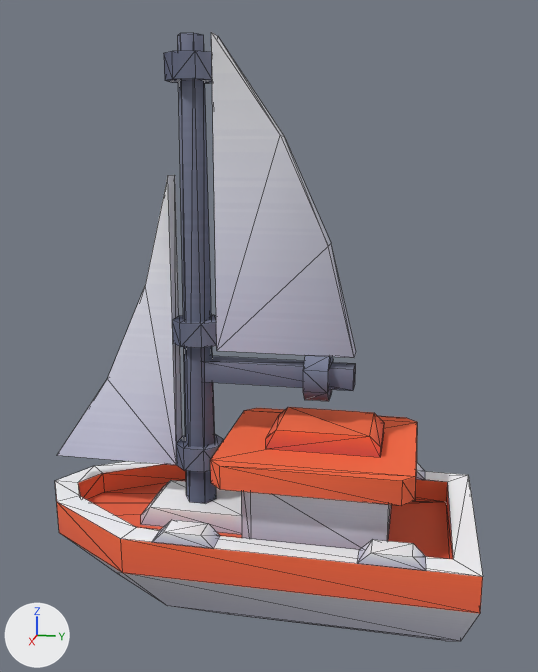
Before and after pictures for a commit that changed the glTF model kenney_watercraft-pack/Models/boat-sail-a.glb.
One viewpoint serves both versions: a 50 mm lens placed at (5.9, 1.22, 3.86), pointed at (-0.03, 0.03, 2.37). Lighting does not change. The marker at lower left points along +X, +Y and +Z. Mesh edges are drawn as thin lines. Where no turn or scale is listed for an object, it has been applied to the vertices.

The first picture shows 'boat-sail-a', 'sail'.
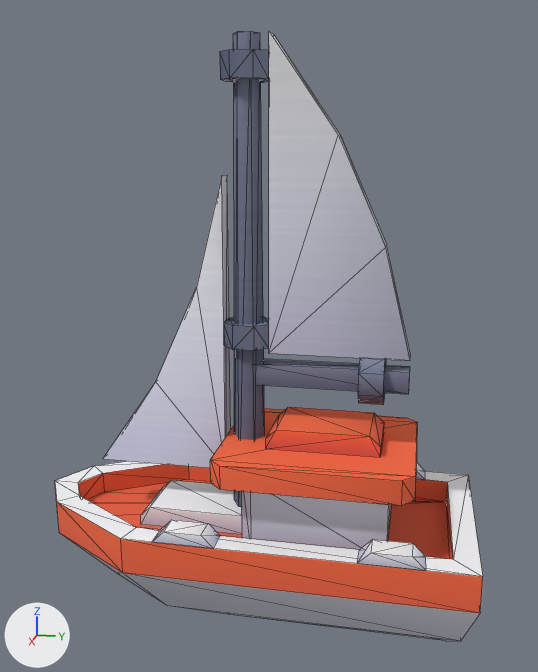
The newer file is also rescaled (x3.4), turned or shifted as a whole; pictures and numbers use the older file's frame.

Boxes [x1, y1, x2, y2] around the edits, measured in the pictures (538 x 672 px):
'sail', deleted
    before: [57, 32, 356, 504]
'boat-sail-a.001', added
    after: [103, 31, 411, 507]

The change, as a diff of the scene's bpy script:
```diff
--- a/kenney_watercraft-pack/Models/boat-sail-a.glb.py
+++ b/kenney_watercraft-pack/Models/boat-sail-a.glb.py
@@ me_sail_1 @@
+me_sail_1.from_pydata(...)  # 104 vertices, 176 faces; spans x -0.19..0.19, y -1.56..1.1, z 0.87..4.74
+me_sail_1.materials.append(mat_colormap)  # picture img_colormap
@@ ob_sail @@
-ob_sail = bpy.data.objects.new('sail', me_sail)
-ob_sail.location = (0.0, -0.58, 0.87)
@@ ob_boat_sail_a_001 @@
+ob_boat_sail_a_001 = bpy.data.objects.new('boat-sail-a.001', me_sail_1)
+ob_boat_sail_a_001.location = (0.0, 0.1, 0.0)
```
